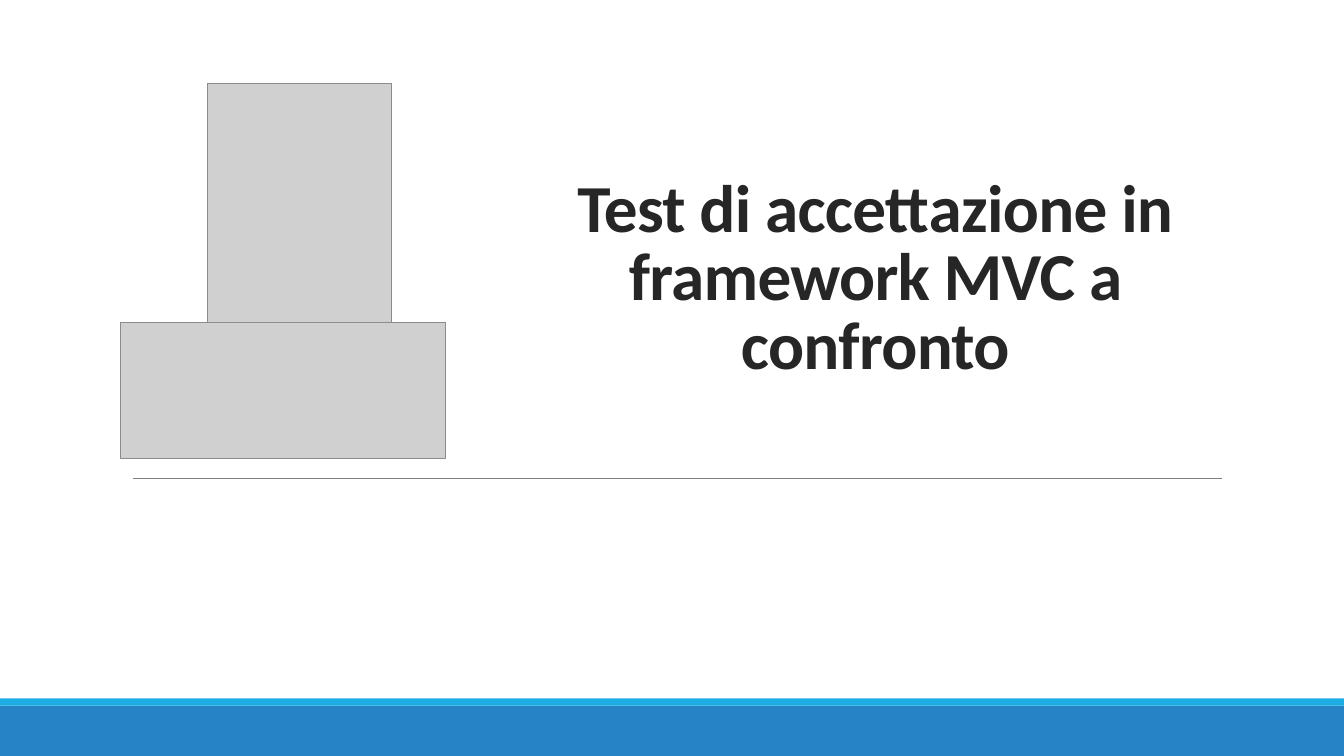
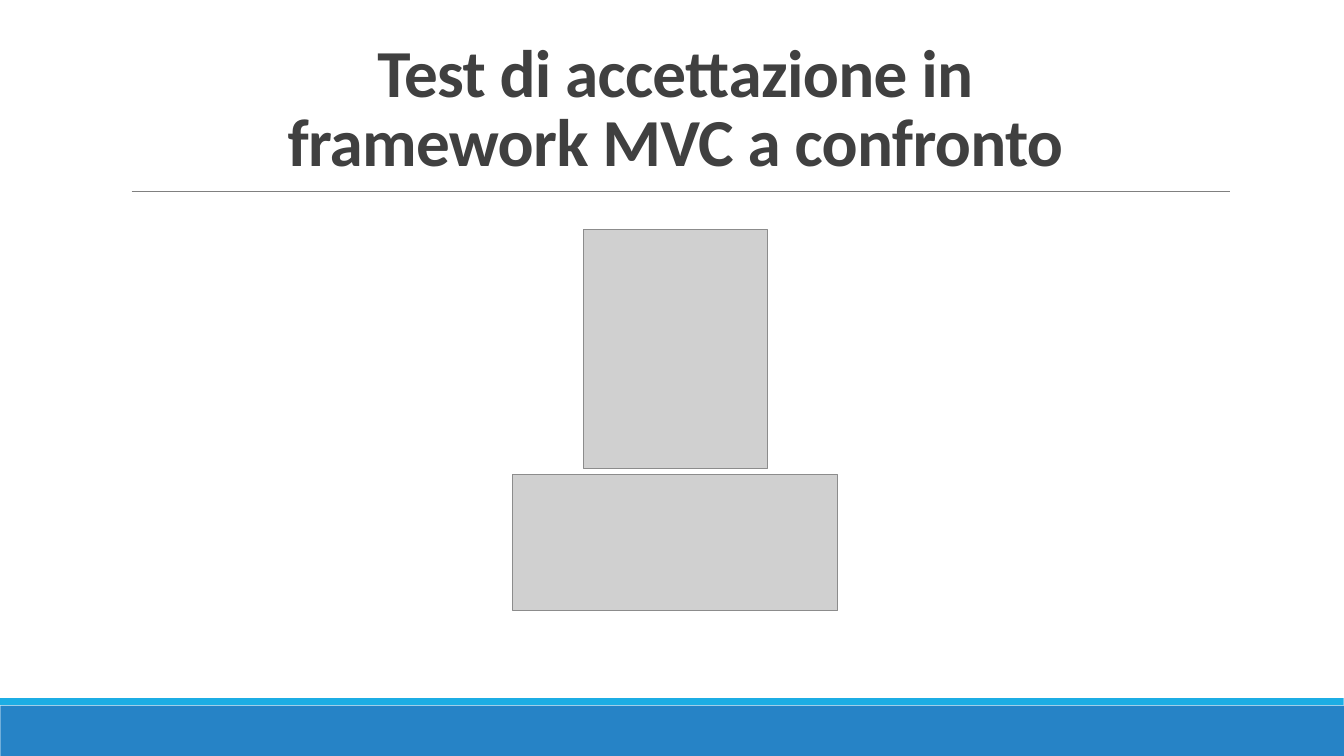
Before and after one commit to TTia/xblog-thesis, a slide deck: slide 1 of Presentazione.pptx. Drawn at 1344x756 pixels with LibreOffice and Linux fonts; fonts in the diff are those of the drawing; grey boxes stand for pictures. Boxes give left, top, right and bottom in pixels: in the first picture for what was removed or moved away, otherwise in the second. Text is boxed around its words. In the diff, an @@ line names an element or a change of style, - is before the commit and + after.

```diff
--- a/Presentazione.pptx
+++ b/Presentazione.pptx
@@ title "Test di accettazione in framework ...": place and size @@
-title "Test di accettazione in framework ..." at bbox=[577, 185, 1173, 370]
+title "Test di accettazione in framework ..." at bbox=[288, 50, 1063, 167]
@@ title "Test di accettazione in framework ..." at bbox=[288, 50, 1063, 167]: text colour #262626 to #404040 @@
@@ line moved from (133, 479) - (1222, 479) to (132, 192) - (1231, 192) @@
@@ picture: place and size @@
-picture at bbox=[208, 84, 392, 323]
+picture at bbox=[584, 230, 768, 469]
@@ picture: place and size @@
-picture at bbox=[121, 323, 446, 459]
+picture at bbox=[513, 475, 838, 611]
```
Also in this commit, not shown: 10 other slides changed, 1 slide added.
